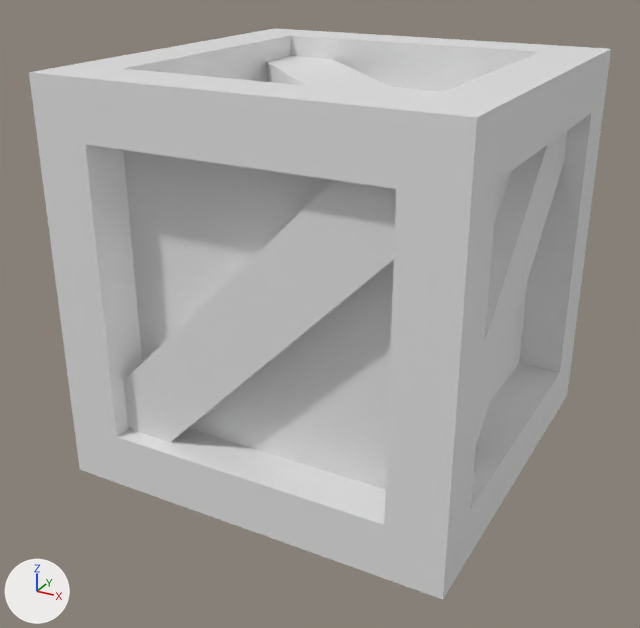
The FBX model UnityGame/Assets/Meshes/new/mesh_West_Box.fbx as it was, and as the next commit left it.
Camera for both pictures: a camera (50 mm lens) standing at (0.735, -1.429, 0.924) and looking at (-0.019, -0.057, 0.238). Every picture has the same lights, and +X, +Y and +Z are marked at lower left. Where no turn or scale is listed for an object, it has been applied to the vertices.

The older version as bpy lines, for what is in view:
```python
me_mesh_west_box_001 = bpy.data.meshes.new('mesh_West_Box.001')
me_mesh_west_box_001.from_pydata(...)  # 112 vertices, 84 faces; spans x -0.376..0.376, y -0.376..0.376, z -0.044..0.707
me_mesh_west_box_001.materials.append(mat_material_006)  # white #e7e7e7
ob_mesh_west_box_001 = bpy.data.objects.new('mesh_West_Box.001', me_mesh_west_box_001)
ob_mesh_west_box_001.location = (0.0, 0.0, 0.0)
```
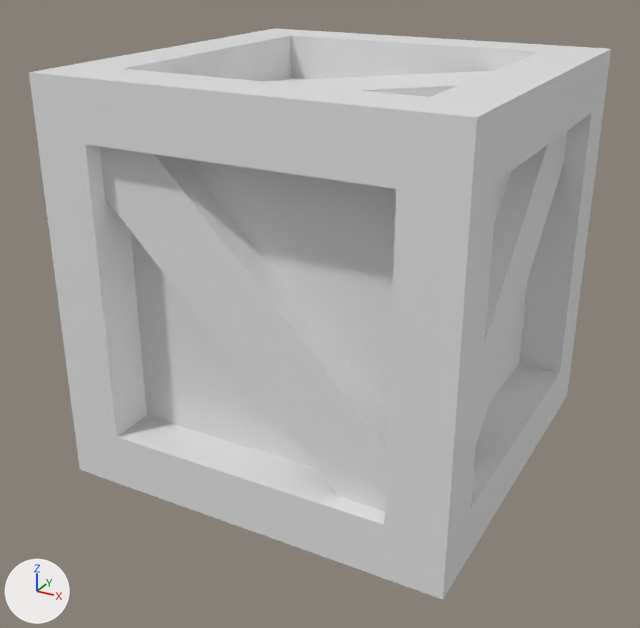
Where the newer file only moved an object's origin or applied its transform, the numbers keep the older frame.

The change, as JSON lines over the scene's bpy script:
```json
{"block": "me_mesh_west_box_001", "where": "me_mesh_west_box_001.from_pydata(...)  # 112 vertices, 84 faces; spans x -0.376..0.376, y -0.376..0.376, z -0.044..0.707"}
{"block": "me_mesh_west_box_001", "where": "# used by ob_mesh_west_box_001; location = (0.0, 0.0, 0.0)"}
{"block": "me_mesh_west_box_001", "change": "me_mesh_west_box_001 part 1: the loose piece of 8 vertices spanning x -0.317..0.316, y -0.316..0.316, z 0.605..0.665 is turned 90 degrees about the z axis through its middle"}
{"block": "me_mesh_west_box_001", "change": "me_mesh_west_box_001 part 2: the loose piece of 8 vertices spanning x -0.316..0.317, y -0.343..-0.283, z 0.017..0.65 is turned 90 degrees about the y axis through its middle"}
```

Location of each change, (x1, y1, x2, y2) in pixels of the pictures (640 x 628 px; the box of a moved part takes in the faces that stretch with it):
```json
{"part": 1, "of": "me_mesh_west_box_001", "change": "moved or reshaped", "before": [266, 56, 409, 95], "after": [263, 71, 493, 97]}
{"part": 2, "of": "me_mesh_west_box_001", "change": "moved or reshaped", "before": [123, 180, 396, 442], "after": [100, 146, 388, 511]}
```
